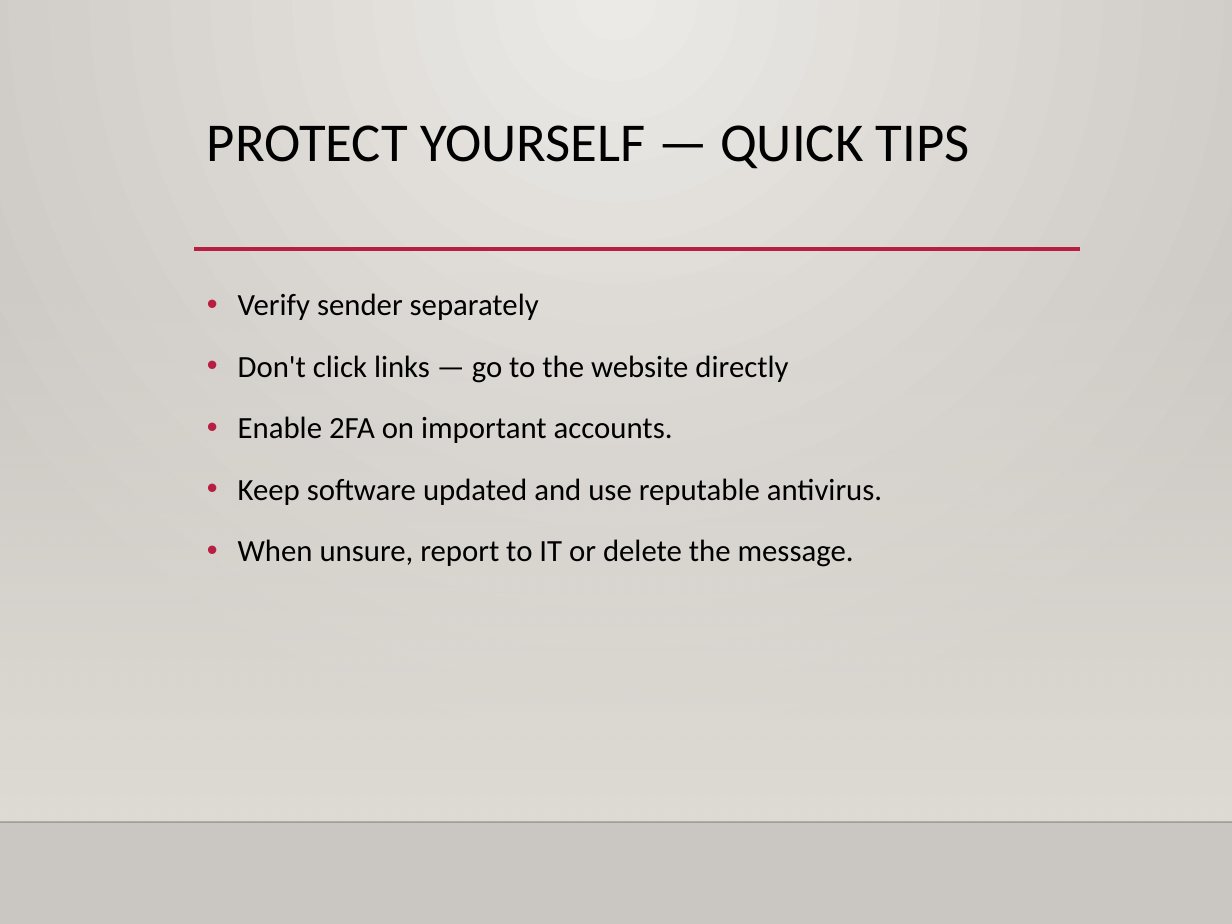
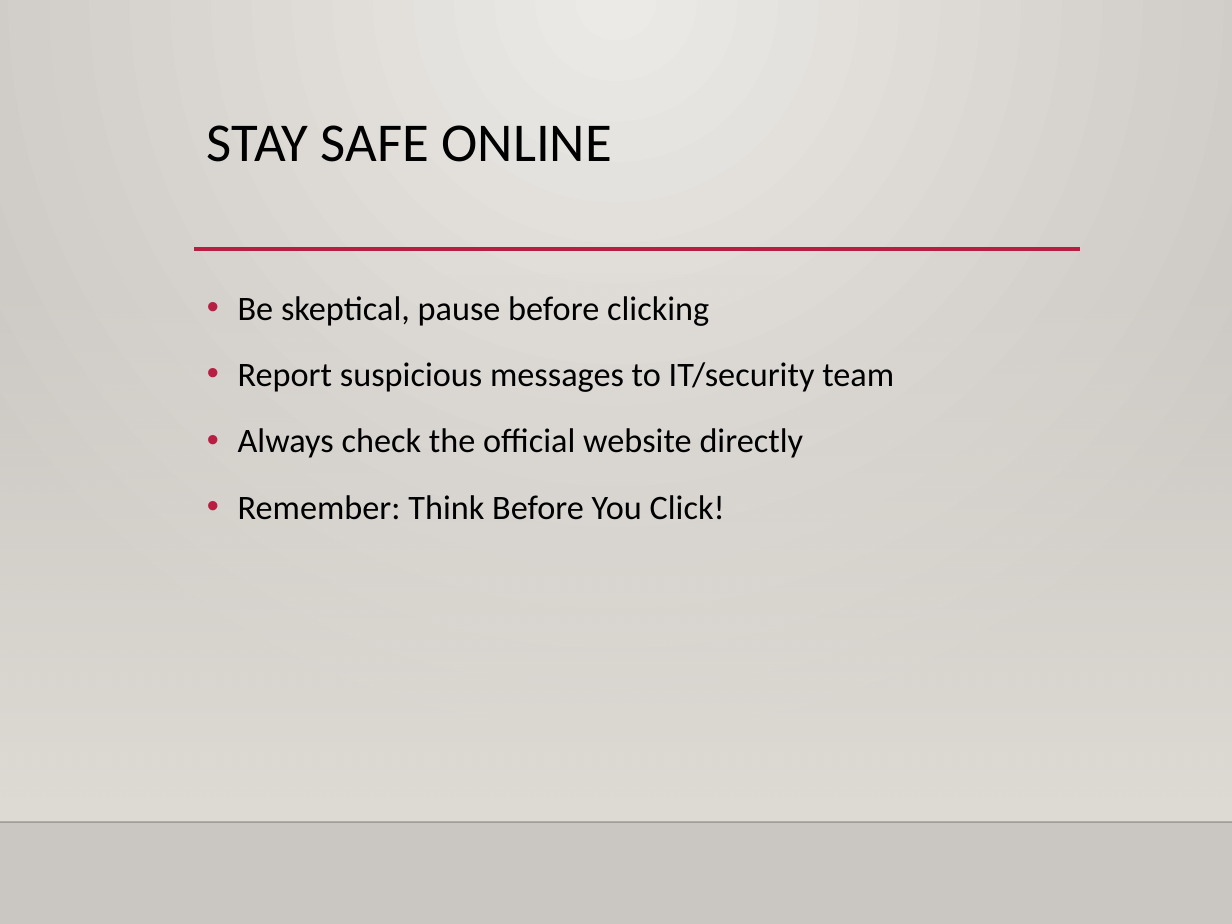
Before and after one commit to zoldyckd/cyberrangers, a slide deck: slide 5 of public/websitepopup/Phishing.pptx. Drawn at 1232x924 pixels with LibreOffice and Linux fonts; fonts in the diff are those of the drawing; background and template pictures are left out. Boxes give left, top, right and bottom in pixels: in the first picture for what was removed or moved away, otherwise in the second. Text is boxed around its words. In the diff, an @@ line names an element or a change of style, - is before the commit and + after.

```diff
--- a/public/websitepopup/Phishing.pptx
+++ b/public/websitepopup/Phishing.pptx
@@ title at (207,125,612,162): text changed @@
-PROTECT YOURSELF — QUICK TIPS
+STAY SAFE ONLINE
@@ text at (238,296,894,520): text changed; size 18 to 20 pt @@
-• Verify sender separately
-• Don't click links — go to the website directly
-• Enable 2FA on important accounts.
-• Keep software updated and use reputable antivirus.
-• When unsure, report to IT or delete the message.
+• Be skeptical, pause before clicking
+• Report suspicious messages to IT/security team
+• Always check the official website directly
+• Remember: Think Before You Click!
```
Also in this commit, not shown: 3 other slides changed, 1 slide added, 1 slide removed, 1 other file.
